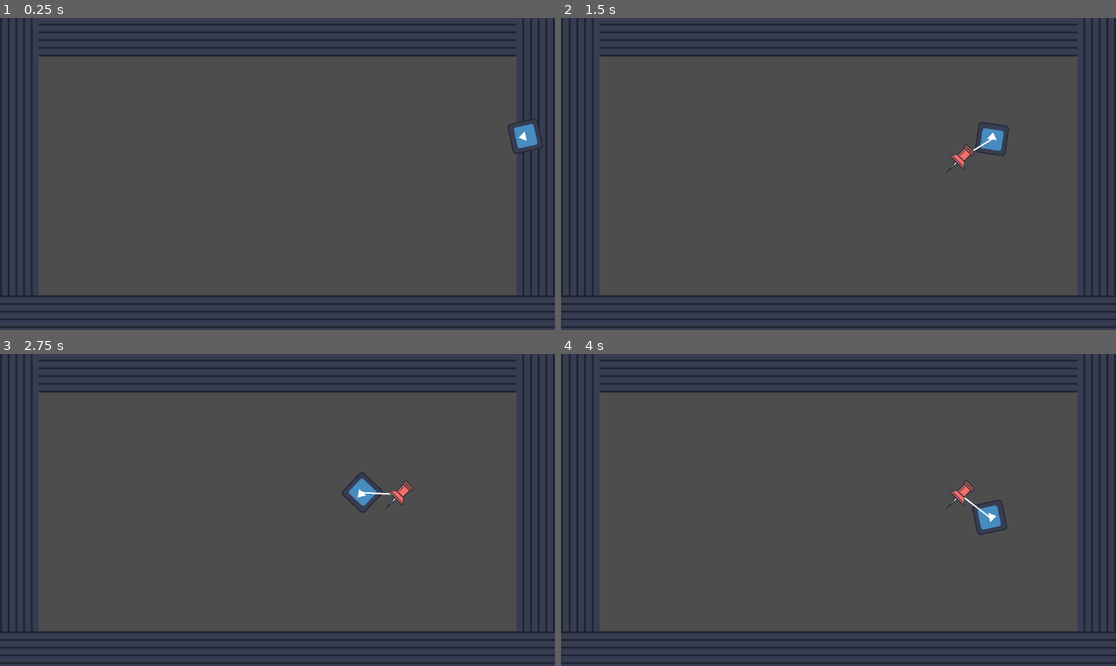
Above: before the commit, frames 1-4 (two rows, left to right).
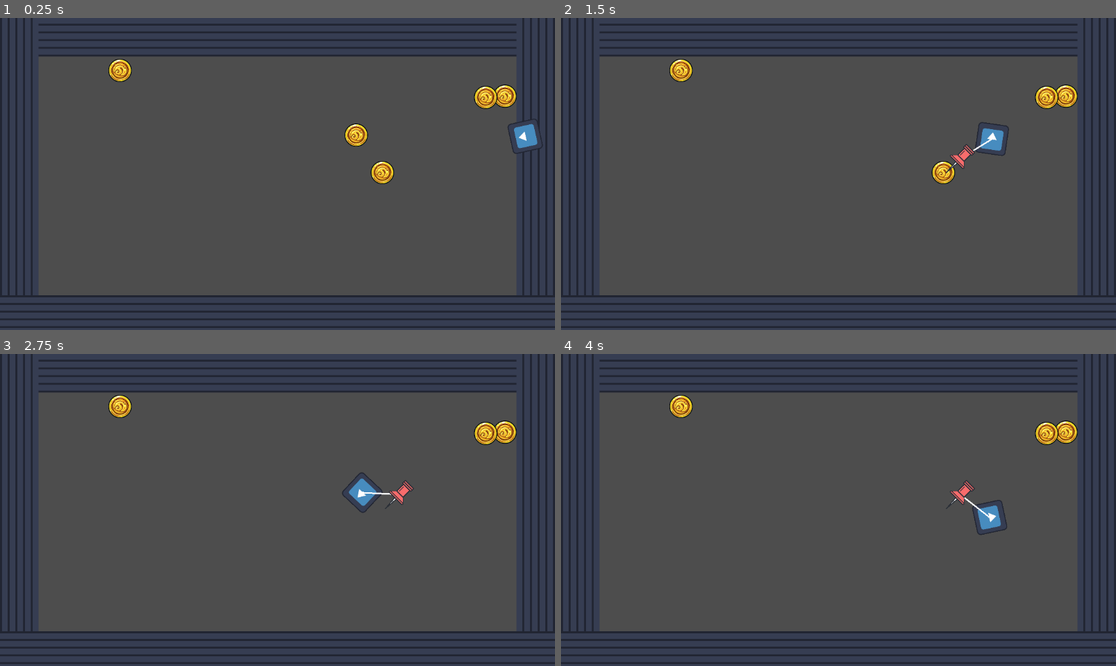
Above: after the commit, the same moments.

Repository: OVOAOVO/hajimi
Game: Godot game, scene res://level/game1.tscn
The game is run twice, just before and just after one commit, with the same random seed, the same clock (stepped at 60 frames per second) and the same inputs. The engine's default icon, where the game draws it, is replaced by a stand-in: a white triangle on a blue panel in a dark square.
Inputs (mouse positions are in pixels of both pictures, inside the frame that each line leads up to):
- Up to frame 1 (0.25 s): no input
- Up to frame 2 (1.5 s): move the mouse to (960, 158) at 0.52 s; click (960, 158) at 0.67 s; move the mouse to (727, 189) at 1.27 s; click (727, 189) at 1.42 s
- Up to frame 3 (2.75 s): move the mouse to (333, 441) at 2.02 s; click (333, 441) at 2.17 s
- Up to frame 4 (4 s): move the mouse to (810, 572) at 2.77 s; click (810, 572) at 2.92 s; move the mouse to (1005, 556) at 3.52 s; click (1005, 556) at 3.67 s

The runs differ from the first frame. In frame 1, 1.2% of the frame differs, in the area x 19-94%, y 13-54%; in frame 2, 1.0%; in frame 3, 0.7%; in frame 4, 0.7%.

Commit message:
金币收集

Diff:
--- a/level/game1.tscn
+++ b/level/game1.tscn
@@ -4,11 +4,15 @@
 [ext_resource type="PackedScene" uid="uid://c11lsej2wglye" path="res://prefab/cat.tscn" id="2_mxirh"]
 [ext_resource type="PackedScene" uid="uid://c48sunbtl2f8y" path="res://prefab/map.tscn" id="3_ie7yk"]
 [ext_resource type="PackedScene" uid="uid://dig1ptu56oqdy" path="res://prefab/pin.tscn" id="4_mxirh"]
+[ext_resource type="PackedScene" uid="uid://ytuhgoau7n13" path="res://prefab/coin.tscn" id="5_ie7yk"]
 
 [node name="Game1" type="Node2D" unique_id=180356448]
 script = ExtResource("1_dquaa")
 cat_scene = ExtResource("2_mxirh")
 pin_scene = ExtResource("4_mxirh")
+coin_scene = ExtResource("5_ie7yk")
+coin_count = 5
+coin_margin = 100.0
 
 [node name="Camera2D" type="Camera2D" parent="." unique_id=57827177]
 offset = Vector2(576, 324)
--- /dev/null
+++ b/prefab/coin.tscn
@@ -0,0 +1,17 @@
+[gd_scene format=3 uid="uid://ytuhgoau7n13"]
+
+[ext_resource type="Texture2D" uid="uid://dwskgfojigydx" path="res://assets/coin.png" id="1_igaxq"]
+
+[sub_resource type="CircleShape2D" id="CircleShape2D_igaxq"]
+
+[node name="Coin" type="Node2D" unique_id=1372957487]
+
+[node name="Sprite2D" type="Sprite2D" parent="." unique_id=1223724145]
+scale = Vector2(0.5, 0.5)
+texture = ExtResource("1_igaxq")
+
+[node name="Area2D" type="Area2D" parent="." unique_id=1301388744]
+
+[node name="CollisionShape2D" type="CollisionShape2D" parent="Area2D" unique_id=1187806730]
+scale = Vector2(2.565, 2.565)
+shape = SubResource("CircleShape2D_igaxq")
--- a/scripts/CoreLogic.gd
+++ b/scripts/CoreLogic.gd
@@ -16,7 +16,10 @@
 # ============================================================
 @export var cat_scene: PackedScene          # 要生成的猫场景
 @export var pin_scene: PackedScene          # Pin 场景
+@export var coin_scene: PackedScene         # 金币场景
 @export var throw_duration: float = 1.0     # 投掷飞行时间（秒）
+@export var coin_count: int = 15            # 随机撒的金币数量
+@export var coin_margin: float = 40.0       # 金币离地图边缘的最小距离
 
 # 重力（与 Cat.gd 保持一致）
 const GRAVITY: float = 980.0
@@ -42,6 +45,11 @@
 		cat_scene = preload("res://prefab/cat.tscn")
 	if pin_scene == null:
 		pin_scene = preload("res://prefab/pin.tscn")
+	if coin_scene == null:
+		coin_scene = preload("res://prefab/coin.tscn")
+
+	# 随机撒金币
+	_spawn_coins()
 
 	# 只生成一次，扔向屏幕中心
 	spawn_and_throw_to_center()
@@ -179,6 +187,36 @@
 	_line.clear_points()
 	_line.add_point(_current_pin.position)
 	_line.add_point(cat_pos)
+
+
+## 在地图内随机撒金币
+func _spawn_coins() -> void:
+	if coin_scene == null:
+		return
+	for i in range(coin_count):
+		var coin: Node2D = coin_scene.instantiate()
+		add_child(coin)
+		coin.position = Vector2(
+			randf_range(MAP_LEFT + coin_margin, MAP_RIGHT - coin_margin),
+			randf_range(MAP_TOP + coin_margin, MAP_BOTTOM - coin_margin)
+		)
+		# 连接 Area2D 的 body_entered 信号，猫碰到金币就消失
+		var area: Area2D = coin.get_node_or_null("Area2D")
+		if area:
+			area.body_entered.connect(_on_coin_body_entered.bind(coin))
+
+
+## 猫碰到金币时触发，让金币消失（仅在圆周旋转模式下生效）
+func _on_coin_body_entered(body: Node2D, coin: Node2D) -> void:
+	if _current_cat == null or not is_instance_valid(_current_cat):
+		return
+	var cat_body := _current_cat.get_node_or_null("CharacterBody2D")
+	if body != cat_body or not is_instance_valid(coin):
+		return
+	# 只有在圆周运动（_orbiting == true）时才吃掉金币
+	if not cat_body.get("_orbiting"):
+		return
+	coin.queue_free()
 
 
 ## 随机选择地图四条边之一的外侧位置
Binary file added: assets/coin.png
Not shown, added: assets/coin.png.import
